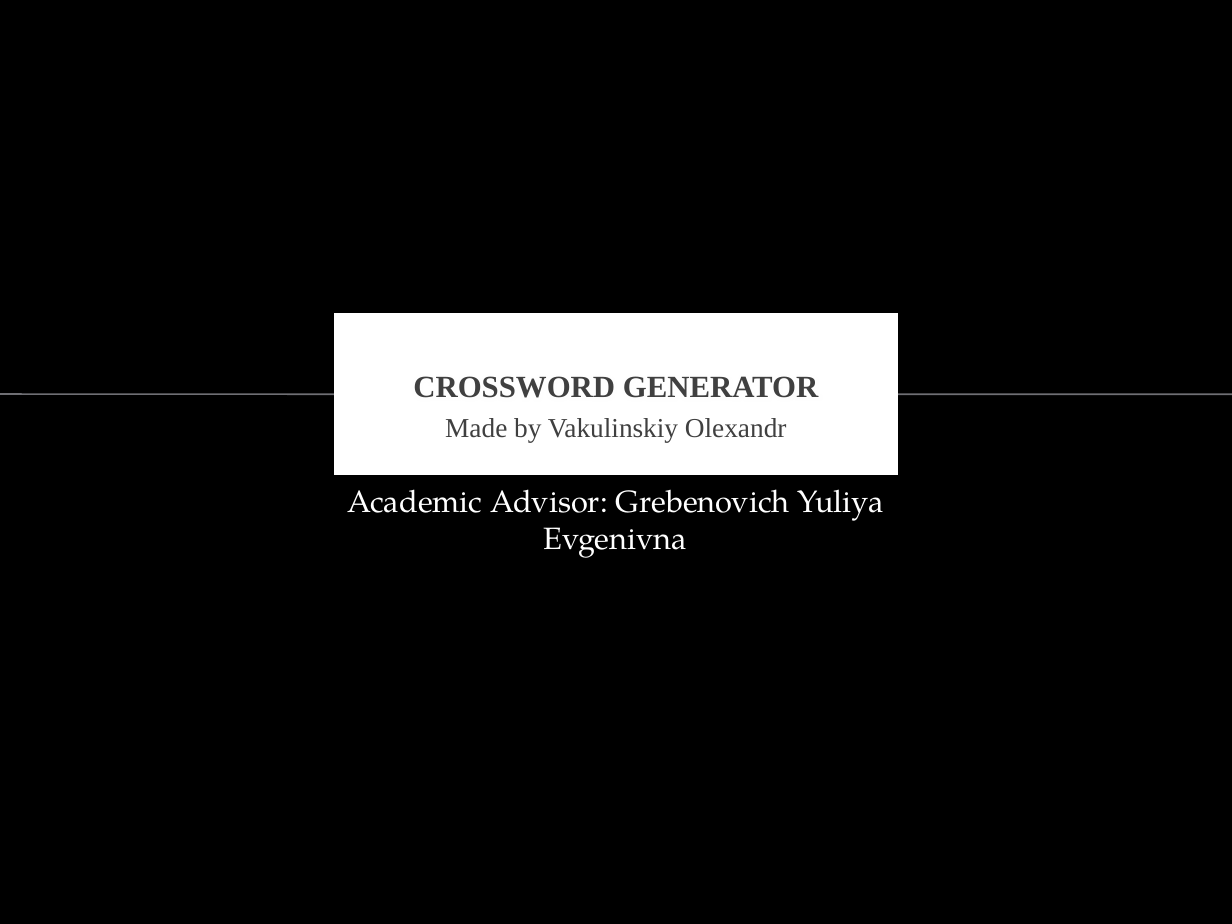
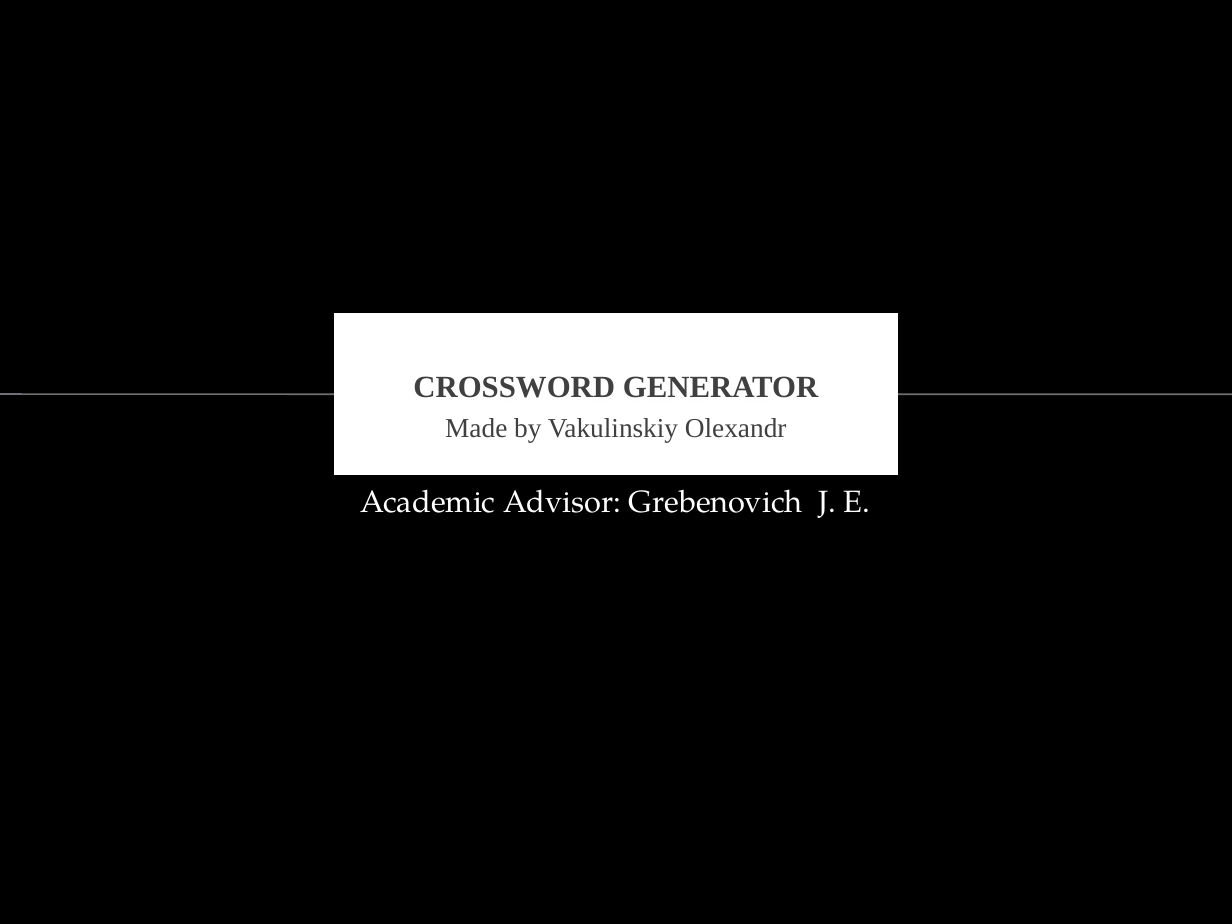
Before and after one commit to AlexanderVak/Crossword, a slide deck: slide 1 of Crossword Presentation.pptx. Drawn at 1232x924 pixels with LibreOffice and Linux fonts; fonts in the diff are those of the drawing; background and template pictures are left out. Boxes give left, top, right and bottom in pixels: in the first picture for what was removed or moved away, otherwise in the second. Text is boxed around its words. In the diff, an @@ line names an element or a change of style, - is before the commit and + after.

```diff
--- a/Crossword Presentation.pptx
+++ b/Crossword Presentation.pptx
@@ text at [360, 489, 871, 518]: text changed @@
-Academic Advisor: Grebenovich Yuliya Evgenivna
+Academic Advisor: Grebenovich J. E.
```
Also in this commit, not shown: 3 other slides changed, 2 slides added, 1 slide removed, 5 other files.
